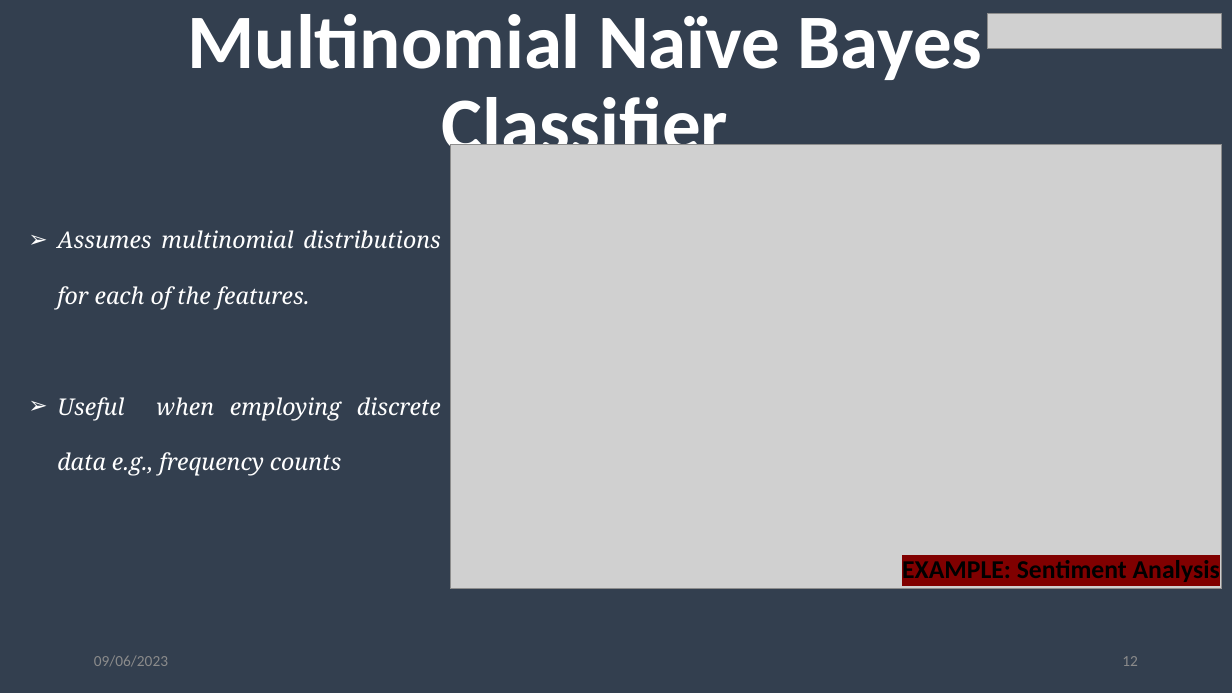
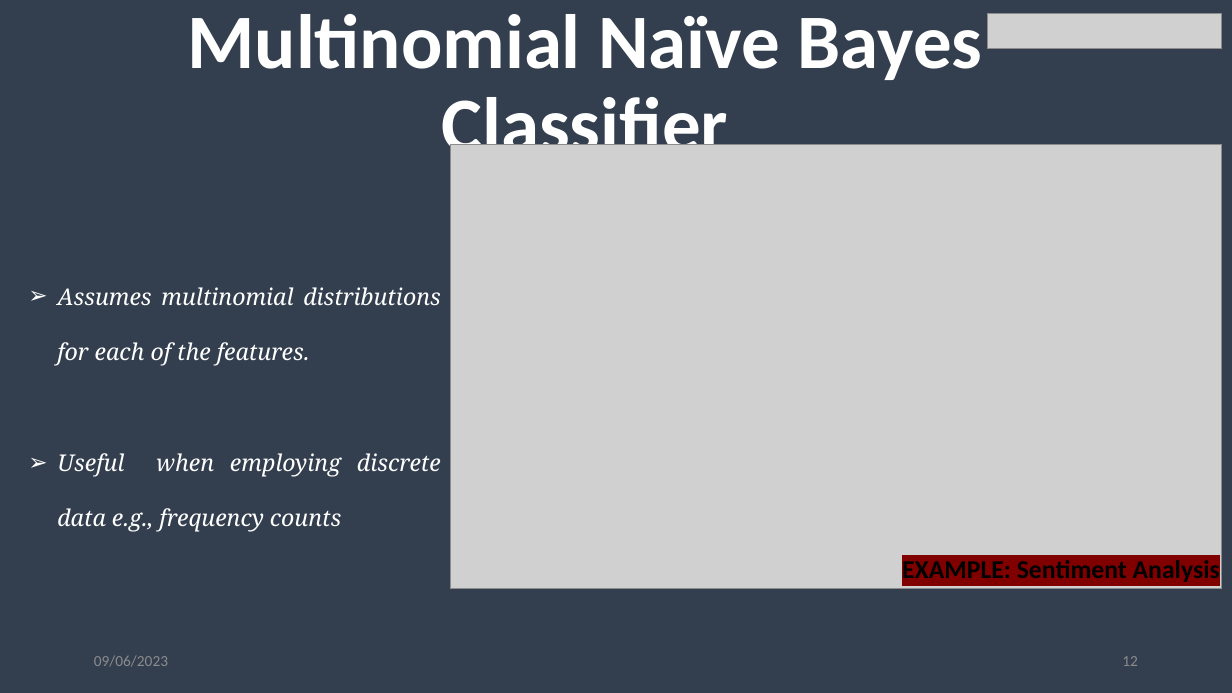
Before and after one commit to Stephaaniee/Machine-Learning, a slide deck: slide 12 of NaiveBayes.pptx. Drawn at 1232x693 pixels with LibreOffice and Linux fonts; fonts in the diff are those of the drawing; grey boxes stand for pictures; background and template pictures are left out. Boxes give left, top, right and bottom in pixels: in the first picture for what was removed or moved away, otherwise in the second. Text is boxed around its words. In the diff, an @@ line names an element or a change of style, - is before the commit and + after.

```diff
--- a/NaiveBayes.pptx
+++ b/NaiveBayes.pptx
@@ text "Assumes multinomial distributions for each ...": place and size @@
-text "Assumes multinomial distributions for each ..." at [57, 230, 441, 476]
+text "Assumes multinomial distributions for each ..." at [57, 287, 441, 532]
```
Also in this commit, not shown: 1 other slide changed.
